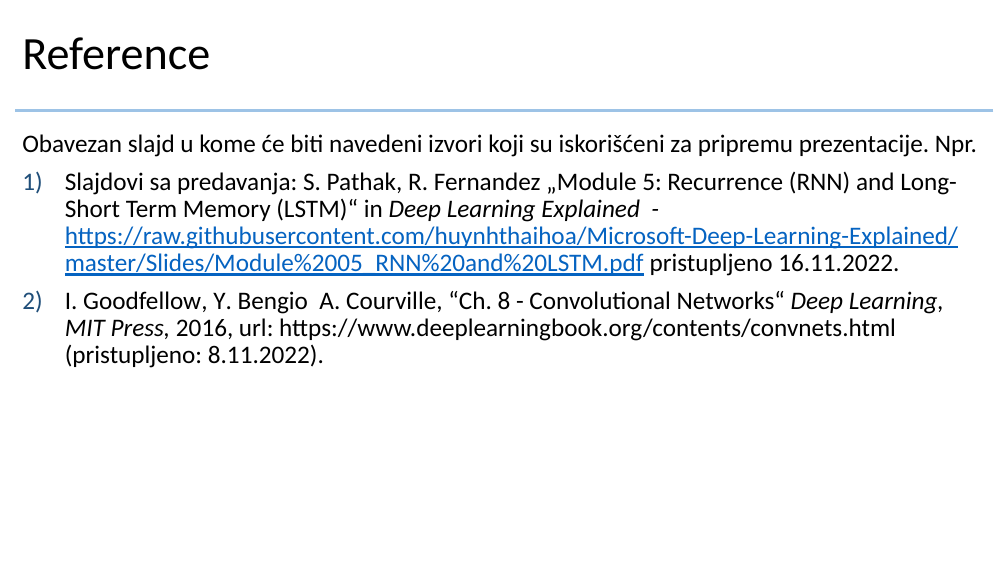
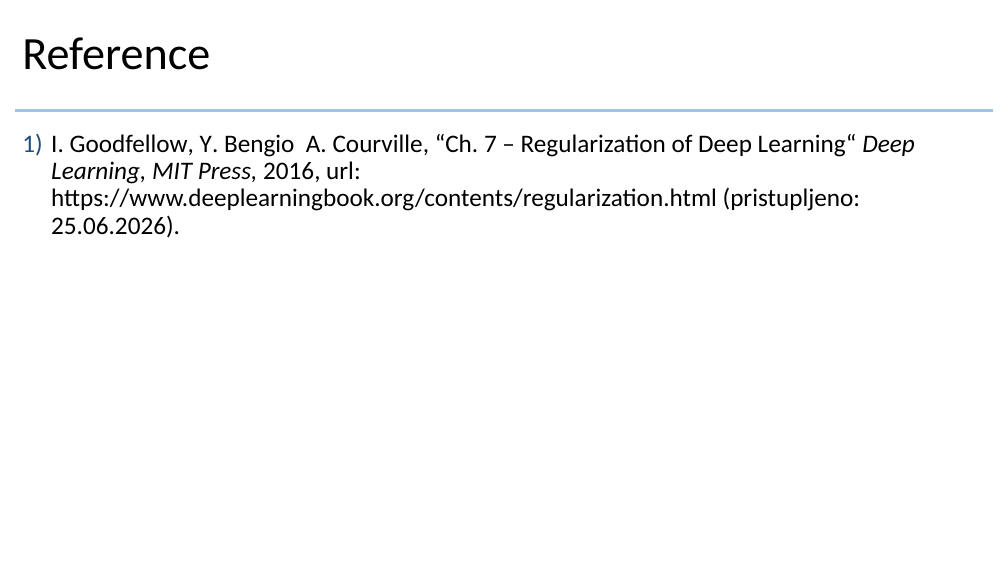
Before and after one commit to crnicavic/dumbgrad, a slide deck: slide 24 of doc/prezentacija.pptx. Drawn at 1008x567 pixels with LibreOffice and Linux fonts; fonts in the diff are those of the drawing; background and template pictures are left out. Boxes give left, top, right and bottom in pixels: in the first picture for what was removed or moved away, otherwise in the second. Text is boxed around its words. In the diff, an @@ line names an element or a change of style, - is before the commit and + after.

```diff
--- a/doc/prezentacija.pptx
+++ b/doc/prezentacija.pptx
@@ text at bbox=[51, 134, 914, 238]: text changed @@
-Obavezan slajd u kome će biti navedeni izvori koji su iskorišćeni za pripremu prezentacije. Npr.
-1) Slajdovi sa predavanja: S. Pathak, R. Fernandez „Module 5: Recurrence (RNN) and Long-Short Term Memory (LSTM)“ in Deep Learning Explained - https://raw.githubusercontent.com/huynhthaihoa/Microsoft-Deep-Learning-Explained/master/Slides/Module%2005_RNN%20and%20LSTM.pdf pristupljeno 16.11.2022.
-2) I. Goodfellow, Y. Bengio A. Courville, “Ch. 8 - Convolutional Networks“ Deep Learning, MIT Press, 2016, url: https://www.deeplearningbook.org/contents/convnets.html (pristupljeno: 8.11.2022).
+1) I. Goodfellow, Y. Bengio A. Courville, “Ch. 7 – Regularization of Deep Learning“ Deep Learning, MIT Press, 2016, url: https://www.deeplearningbook.org/contents/regularization.html (pristupljeno: 25.06.2026).
```
Also in this commit, not shown: 1 other slide changed.
